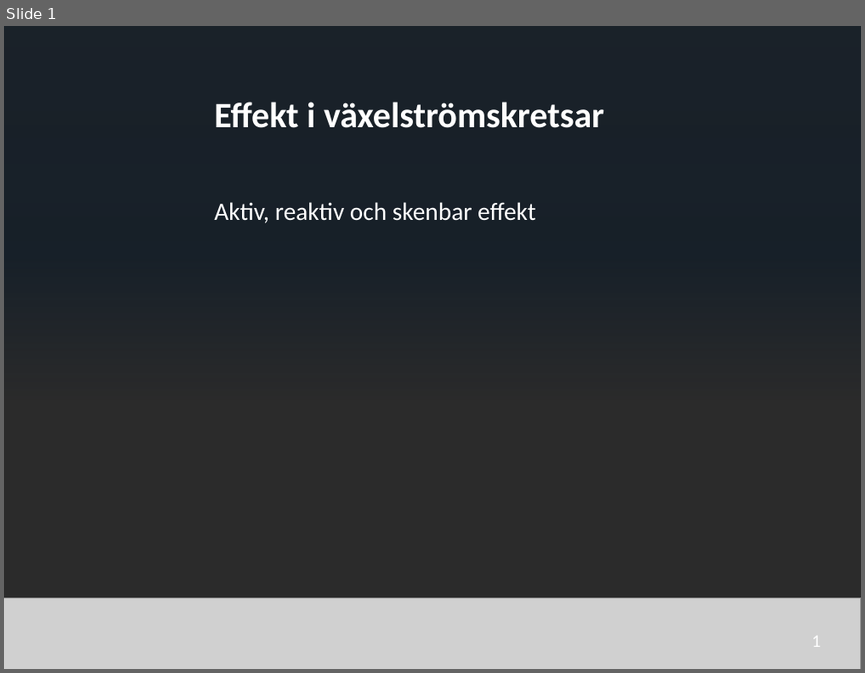
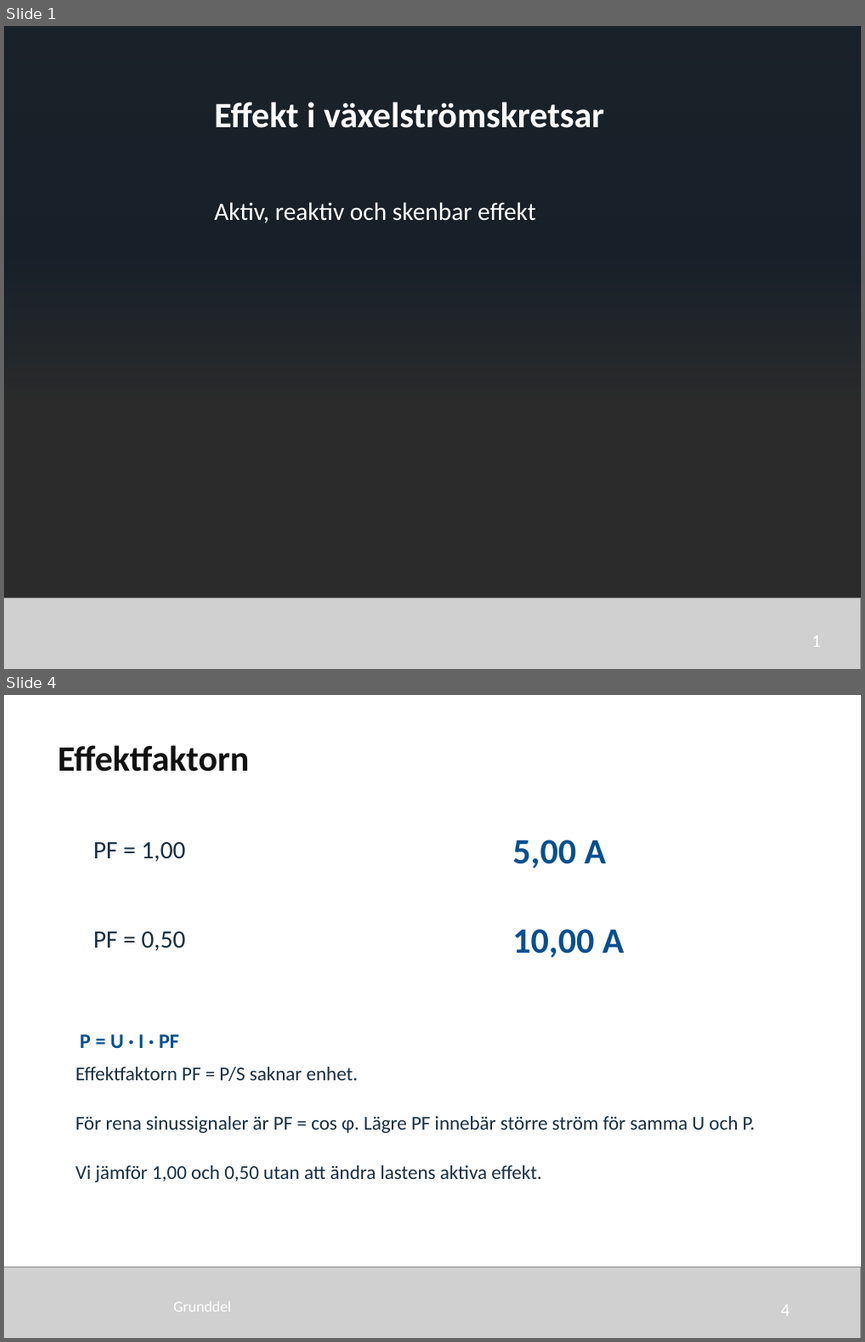
Before and after one commit to nj22az/nj22az.github.io, a slide deck: sjoskolan/vecka-40/aktuell/v40_03_Effekt_i_vaxelstromskretsar_elev.pptx. Shown one above the other, each under a label of ours: slide 1 before the commit, slides 1 and 4 after it; the slides between them are not shown. The pictures are 865x673 and 865x1342 pixels, drawn with LibreOffice and Linux fonts; fonts in the diff are those of the drawing; grey boxes stand for pictures; background and template pictures are left out; a plain dark background stands for a picture behind light text. Boxes give left, top, right and bottom in pixels: in the first picture for what was removed or moved away, otherwise in the second. Text is boxed around its words. In the diff, an @@ line names an element or a change of style, - is before the commit and + after.

```diff
--- a/sjoskolan/vecka-40/aktuell/v40_03_Effekt_i_vaxelstromskretsar_elev.pptx
+++ b/sjoskolan/vecka-40/aktuell/v40_03_Effekt_i_vaxelstromskretsar_elev.pptx
@@ slide 4 added at bbox=[4, 695, 861, 1338], background #FFFFFF @@
@@ text added at bbox=[58, 745, 249, 771], 30 pt, text #111111, bold @@
+Effektfaktorn
@@ text added at bbox=[93, 842, 186, 862], 21 pt, text #172F43 @@
+PF = 1,00
@@ text added at bbox=[512, 839, 606, 868], 30 pt, text #064F91, bold @@
+5,00 A
@@ text added at bbox=[93, 931, 186, 951], 21 pt, text #172F43 @@
+PF = 0,50
@@ text added at bbox=[512, 929, 624, 958], 30 pt, text #064F91, bold @@
+10,00 A
@@ text added at bbox=[80, 1034, 179, 1048], 17.2 pt, text #064F91, bold @@
+P = U · I · PF
@@ text added at bbox=[75, 1066, 755, 1182], 16.5 pt, text #172F43 @@
+Effektfaktorn PF = P/S saknar enhet.
+För rena sinussignaler är PF = cos φ. Lägre PF innebär större ström för samma U och P.
+Vi jämför 1,00 och 0,50 utan att ändra lastens aktiva effekt.
@@ picture added at bbox=[4, 1266, 861, 1338] @@
@@ text added at bbox=[173, 1301, 231, 1311], 12.8 pt, text #FFFFFF @@
+Grunddel
@@ text added at bbox=[781, 1304, 790, 1313], 15 pt, text #FFFFFF @@
+4
```
Also in this commit, not shown: 13 other slides added, 35 slides removed, 44 other files.
